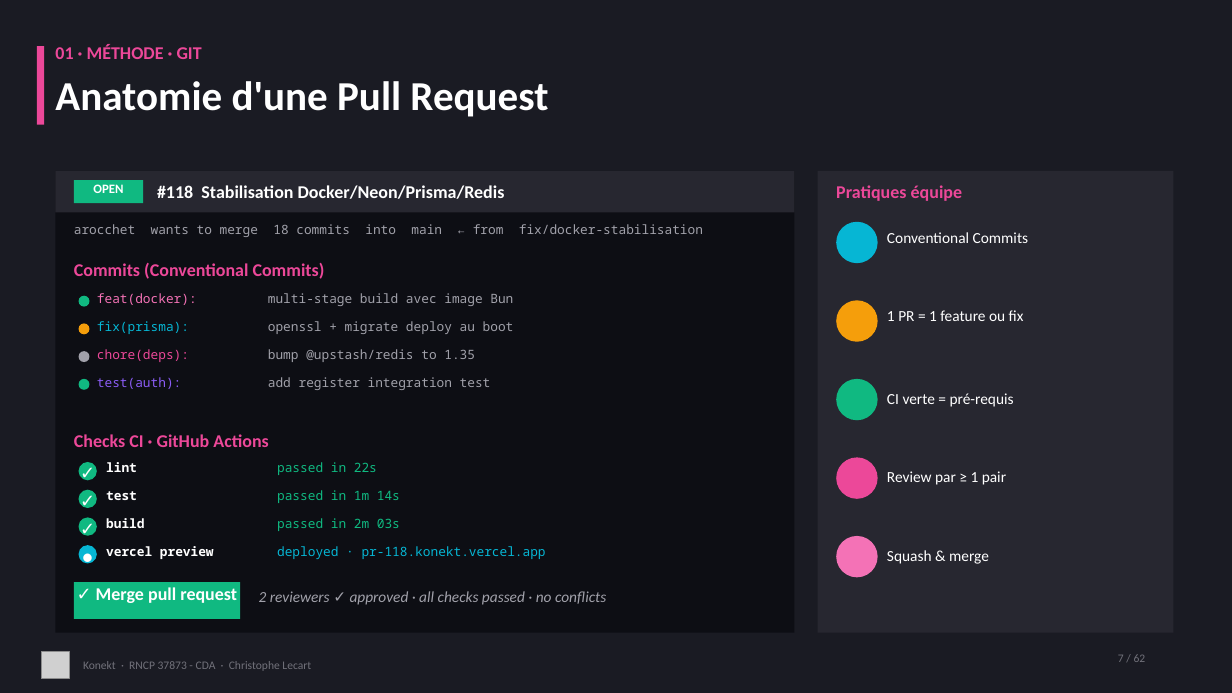
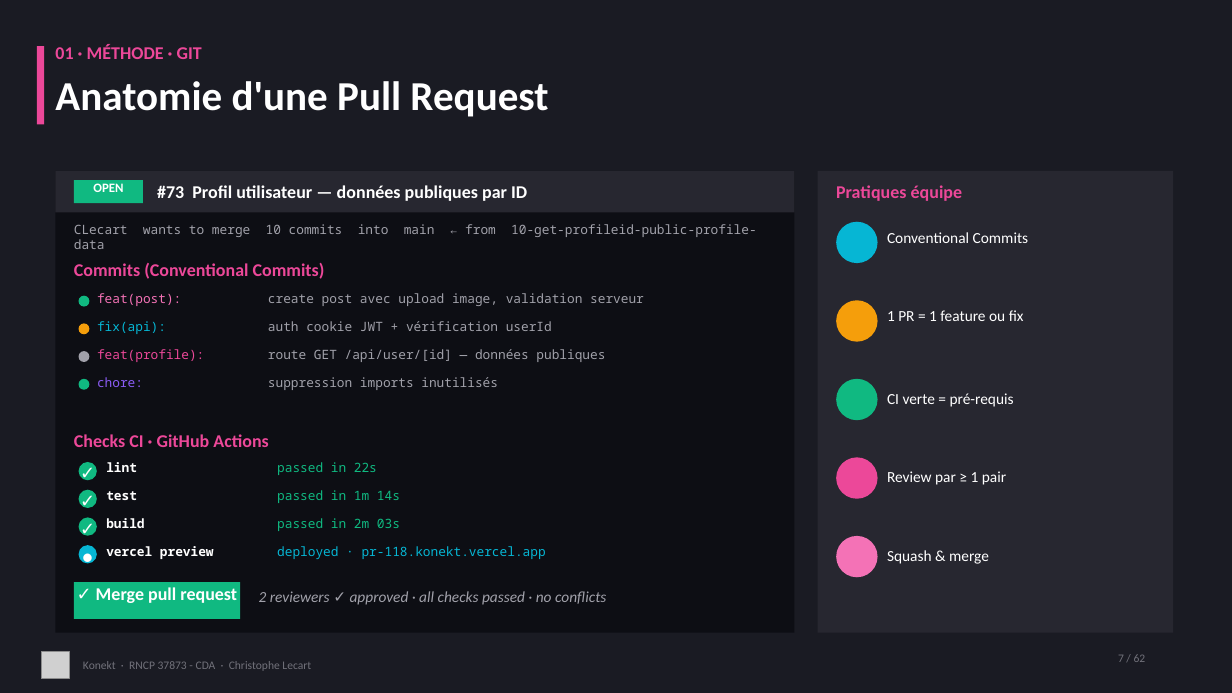
Before and after one commit to CLecart/social-network, a slide deck: slide 7 of dossier-certification/00-presentation/Konekt_RNCP_37873_Support_Visuel.pptx. Drawn at 1232x693 pixels with LibreOffice and Linux fonts; fonts in the diff are those of the drawing; grey boxes stand for pictures. Boxes give left, top, right and bottom in pixels: in the first picture for what was removed or moved away, otherwise in the second. Text is boxed around its words. In the diff, an @@ line names an element or a change of style, - is before the commit and + after.

```diff
--- a/dossier-certification/00-presentation/Konekt_RNCP_37873_Support_Visuel.pptx
+++ b/dossier-certification/00-presentation/Konekt_RNCP_37873_Support_Visuel.pptx
@@ text at <box>157,185,527,201</box>: text changed @@
-#118 Stabilisation Docker/Neon/Prisma/Redis
+#73 Profil utilisateur — données publiques par ID
@@ text at <box>74,224,757,237</box>: text changed @@
-arocchet wants to merge 18 commits into main ← from fix/docker-stabilisation
+CLecart wants to merge 10 commits into main ← from 10-get-profileid-public-profile-data
@@ text at <box>97,293,181,306</box>: text changed @@
-feat(docker):
+feat(post):
@@ text at <box>268,293,644,306</box>: text changed @@
-multi-stage build avec image Bun
+create post avec upload image, validation serveur
@@ text at <box>97,321,166,334</box>: text changed @@
-fix(prisma):
+fix(api):
@@ text at <box>268,321,552,331</box>: text changed @@
-openssl + migrate deploy au boot
+auth cookie JWT + vérification userId
@@ text at <box>97,349,204,362</box>: text changed @@
-chore(deps):
+feat(profile):
@@ text at <box>268,349,605,362</box>: text changed @@
-bump @upstash/redis to 1.35
+route GET /api/user/[id] — données publiques
@@ text at <box>97,377,143,387</box>: text changed @@
-test(auth):
+chore:
@@ text at <box>268,377,498,390</box>: text changed @@
-add register integration test
+suppression imports inutilisés
```
Also in this commit, not shown: 9 other slides changed.
